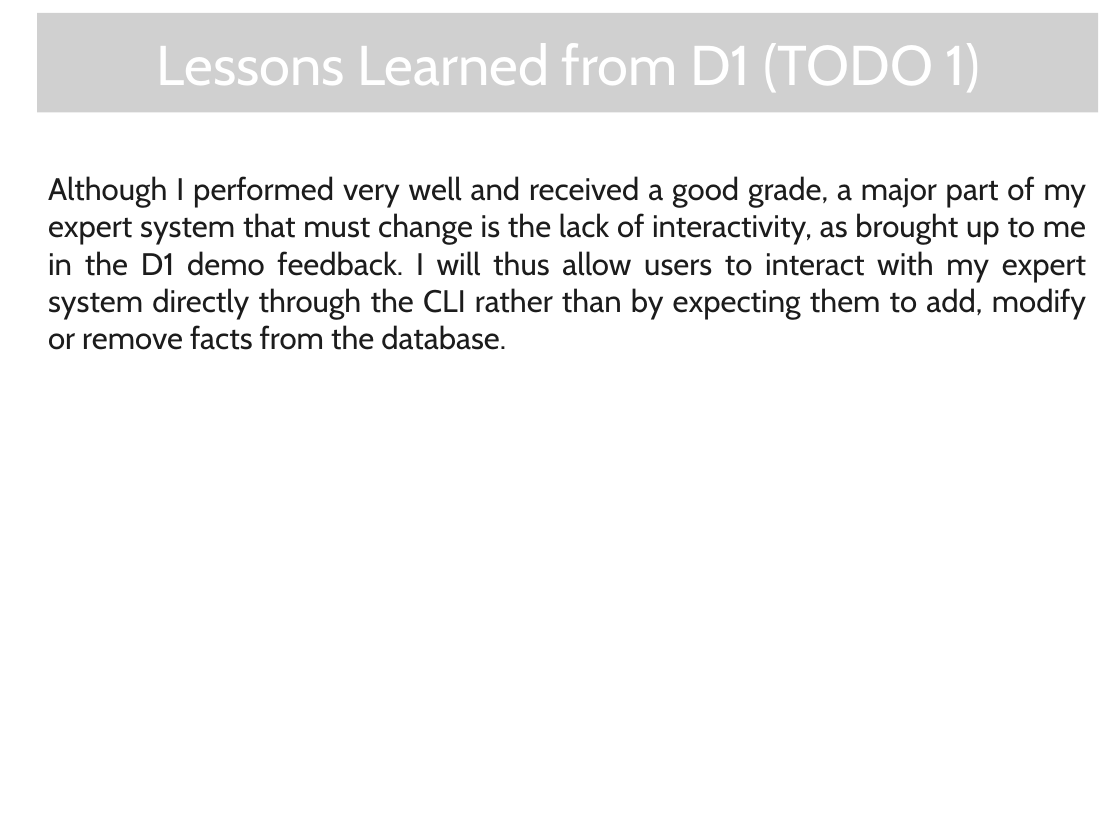
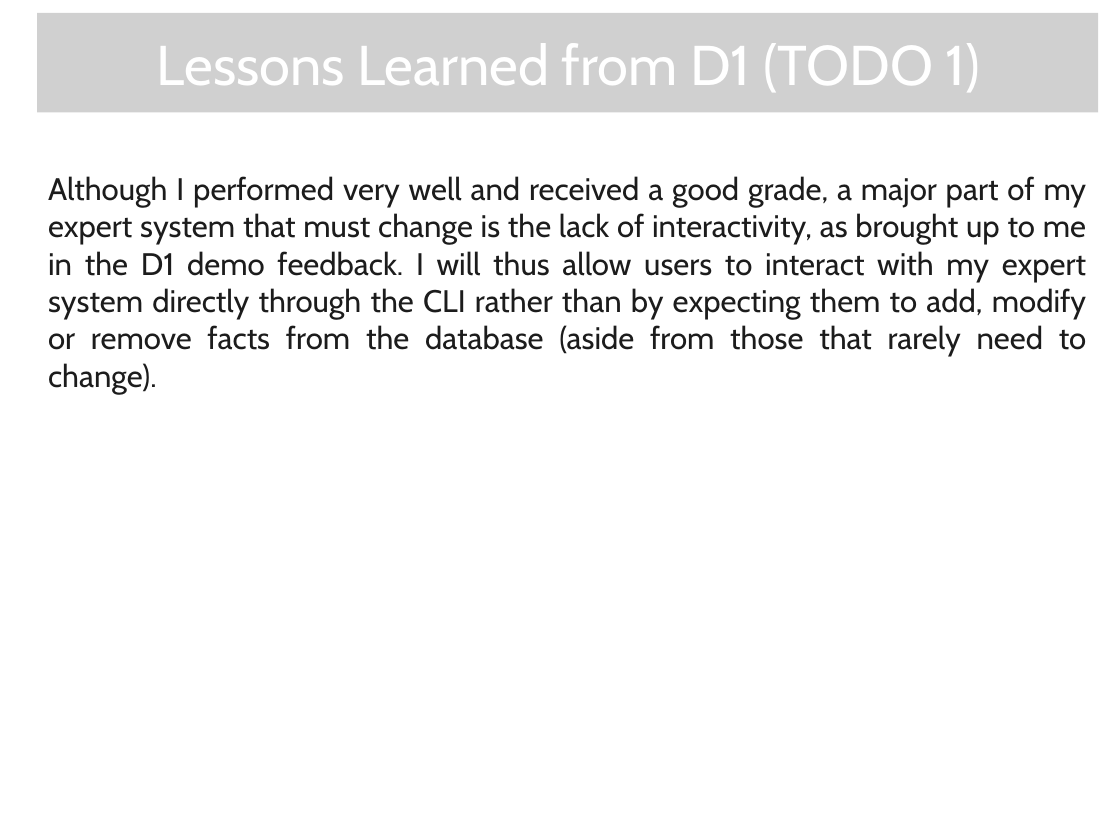
Before and after one commit to Mikachupichu/central-banking-expert-system, a slide deck: slide 3 of A-D2.pptx. Drawn at 1120x840 pixels with LibreOffice and Linux fonts; fonts in the diff are those of the drawing; grey boxes stand for pictures; background and template pictures are left out. Boxes give left, top, right and bottom in pixels: in the first picture for what was removed or moved away, otherwise in the second. Text is boxed around its words. In the diff, an @@ line names an element or a change of style, - is before the commit and + after.

```diff
--- a/A-D2.pptx
+++ b/A-D2.pptx
@@ text at <box>48,176,1087,394</box>: text changed @@
-Although I performed very well and received a good grade, a major part of my expert system that must change is the lack of interactivity, as brought up to me in the D1 demo feedback. I will thus allow users to interact with my expert system directly through the CLI rather than by expecting them to add, modify or remove facts from the database.
+Although I performed very well and received a good grade, a major part of my expert system that must change is the lack of interactivity, as brought up to me in the D1 demo feedback. I will thus allow users to interact with my expert system directly through the CLI rather than by expecting them to add, modify or remove facts from the database (aside from those that rarely need to change).
```
Also in this commit, not shown: 1 other slide changed, 1 other file.
